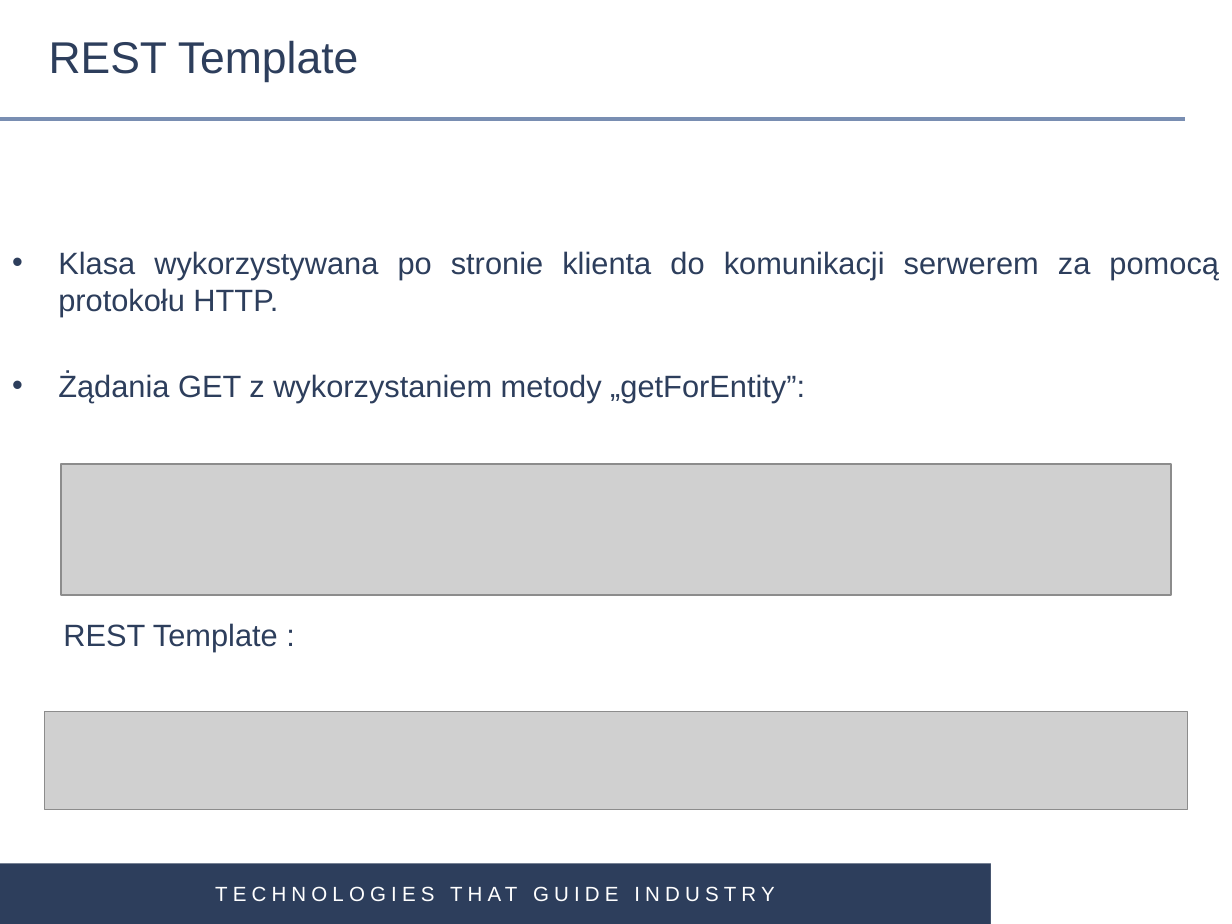
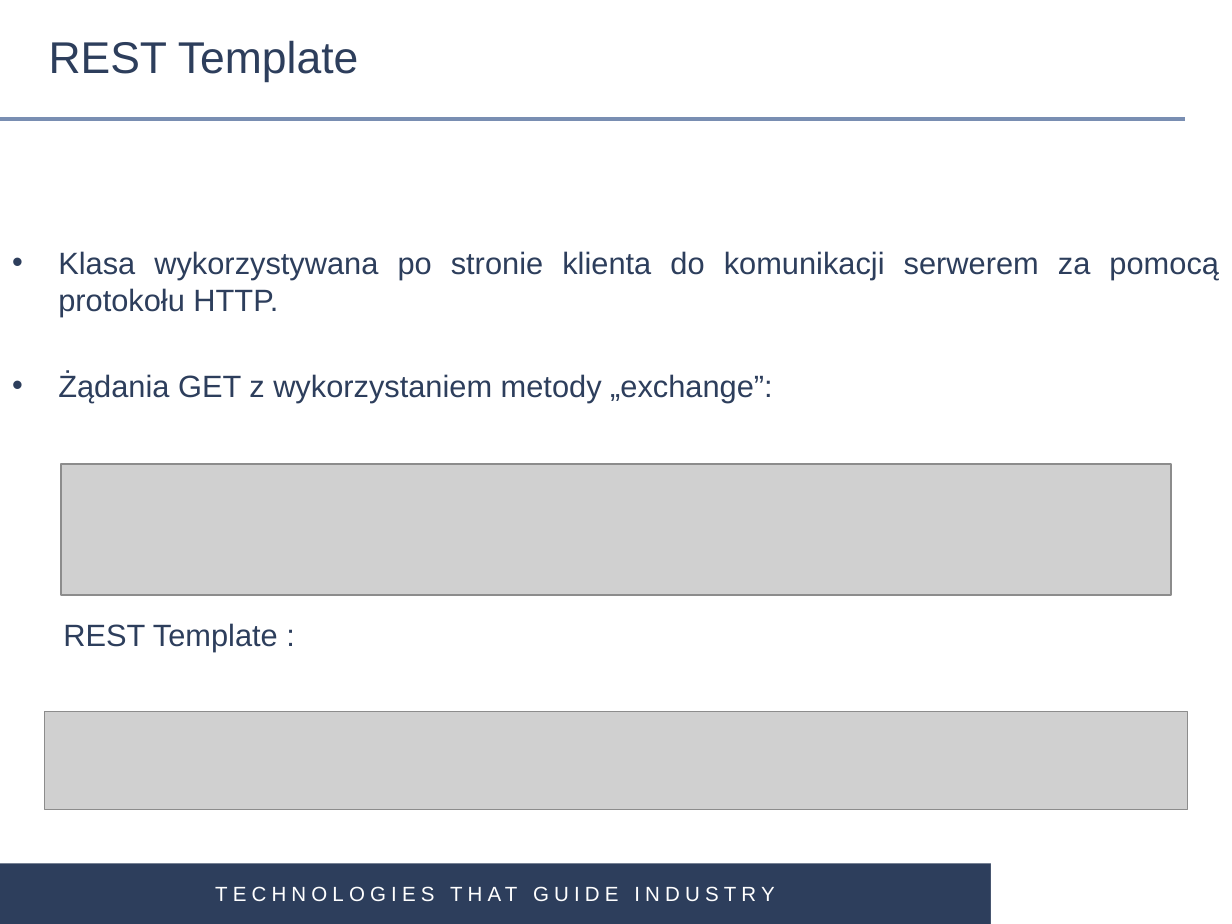
Before and after one commit to gardian91/SPRING_MVC-PSK, a slide deck: slide 16 of Spring MVC.pptx (slide 14 before the commit). Drawn at 1232x924 pixels with LibreOffice and Linux fonts; fonts in the diff are those of the drawing; grey boxes stand for pictures; background and template pictures are left out. Boxes give left, top, right and bottom in pixels: in the first picture for what was removed or moved away, otherwise in the second. Text is boxed around its words. In the diff, an @@ line names an element or a change of style, - is before the commit and + after.

```diff
--- a/Spring MVC.pptx
+++ b/Spring MVC.pptx
@@ text at <box>58,374,773,403</box>: text changed @@
-• Żądania GET z wykorzystaniem metody „getForEntity”:
+• Żądania GET z wykorzystaniem metody „exchange”:
```
Also in this commit, not shown: 4 other slides changed, 12 slides added, 1 slide removed, 12 other files.
